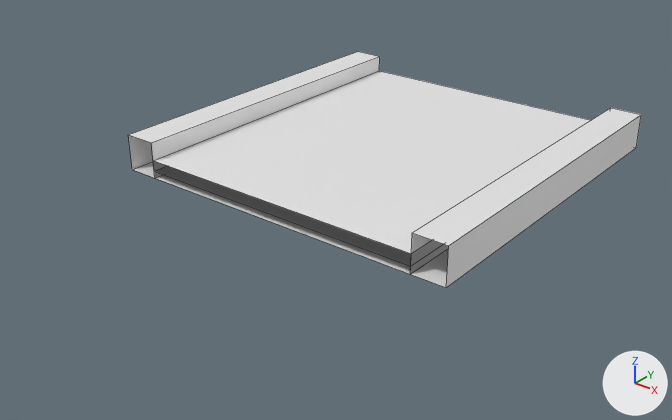
The Blender file static/block/extension/1.blend, before and after one commit.
Before and after are seen from a 50 mm lens placed at (6.87, -9.81, 4.99), pointed at (-0.4, -0.72, -0.64). Every picture has the same lights, and +X, +Y and +Z are marked at lower right. Mesh edges are drawn as thin lines.

The first picture shows 'cuboid_0_slab', 'cuboid_0_wall', 'cuboid_0_wall.001', 'cuboid_0_wall.002'.
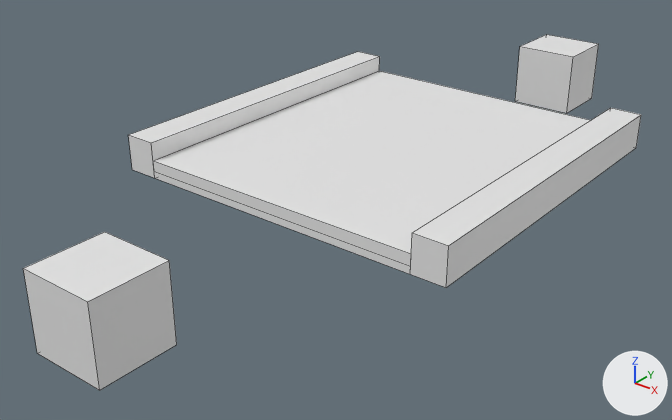
Patch to the scene script:
```diff
--- a/static/block/extension/1.blend.py
+++ b/static/block/extension/1.blend.py
@@ me_cube_001 @@
+me_cube_001.from_pydata(...)  # a box spanning x -0.5..0.5, y -0.5..0.5, z -0.5..0.5
@@ me_plane_001_1 @@
+me_plane_001_1.from_pydata(...)  # 32 vertices, 8 faces; spans x -2.5..2.5, y -2.5..2.5, z 0.0..0.5
@@ ob_slot_001 @@
+ob_slot_001 = bpy.data.objects.new('slot.001', me_cube_001)
+ob_slot_001.location = (0.0, -5.0, 0.0)
@@ ob_slot @@
+ob_slot = bpy.data.objects.new('slot', me_cube_001.copy())
+ob_slot.location = (0.0, 5.0, 0.0)
@@ ob_cap @@
+ob_cap = bpy.data.objects.new('cap', me_plane_001_1)
+ob_cap.location = (0.0, 0.0, 0.0)
```

Where the change shows, as pixel boxes (x1, y1, x2, y2) in the pictures (672 x 420 px):
'slot.001', added: after (23, 232, 177, 390)
'cap', added: after (129, 135, 449, 288)
'slot', added: after (515, 35, 599, 113)
'cuboid_0_wall.002', unchanged, covered by the edit: before (154, 166, 447, 274)
